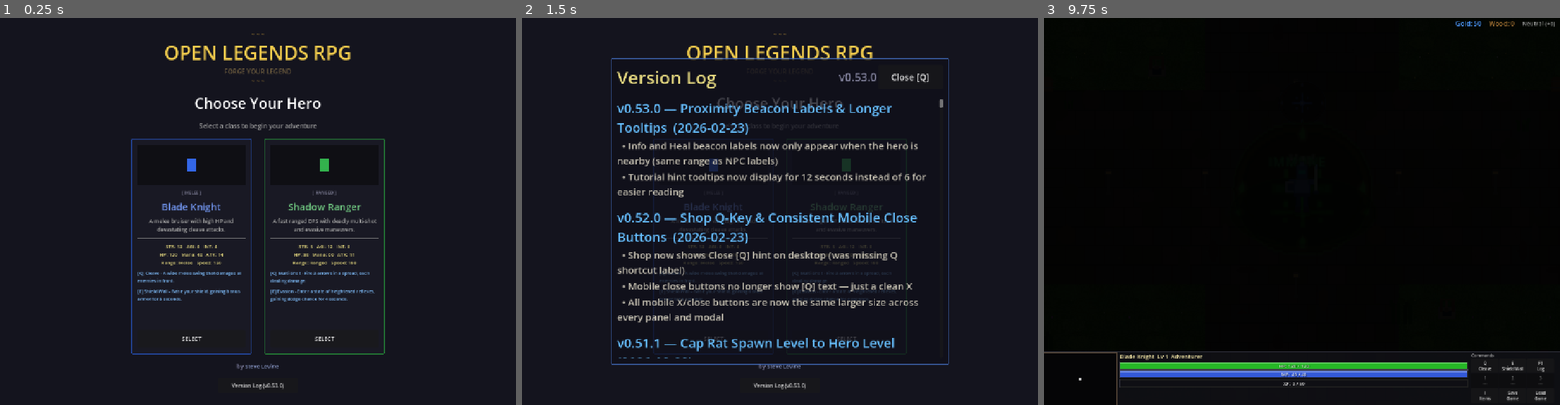
Above: before the commit, frames 1-3 (left to right).
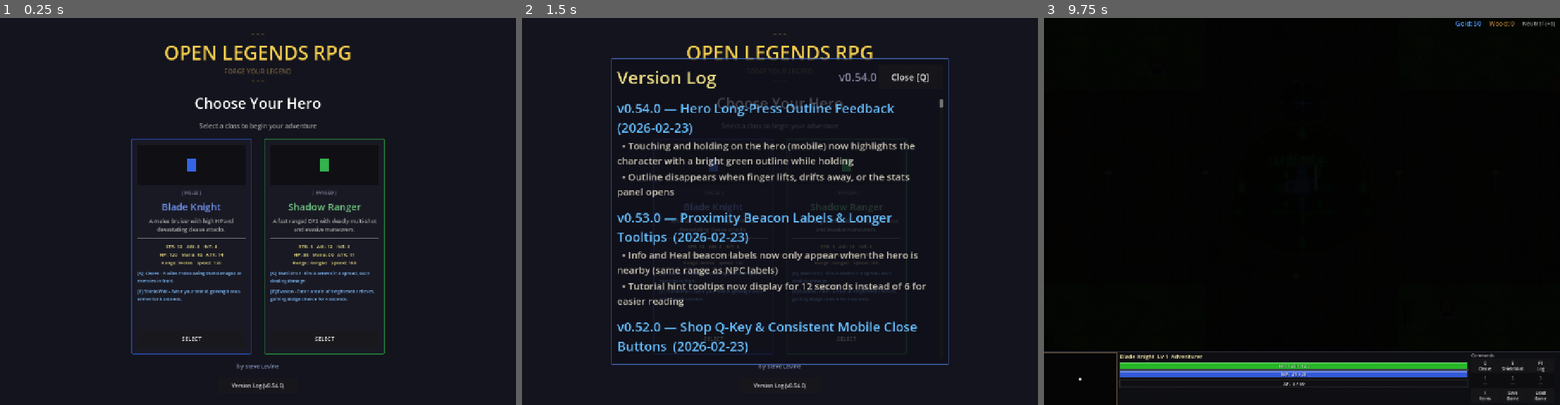
Above: after the commit, the same moments.

Repository: slxny/legends-open-rpg
Game: Godot game, scene res://scenes/main.tscn
Two runs of this game, one before a commit and one after it. Both use one fixed random seed, a clock stepped at 60 frames per second and the inputs below.
Inputs (mouse positions are in pixels of both pictures, inside the frame that each line leads up to):
- Up to frame 1 (0.25 s): no input
- Up to frame 2 (1.5 s): click "Version Log (v0.53.0)" (after the commit: "Version Log (v0.54.0)") at 0.5 s; click "SELECT" at 1.25 s
- Up to frame 3 (9.75 s): click "SELECT" at 2 s; tap Enter at 2.75, 4.25, 5.75 s; move the mouse to (1415, 192) at 2.77 s; hold D (move_right) 2.78-3.5 s; hold Q (ability_1) 2.78-3.5 s; click (1415, 192) at 2.92 s; tap Space (attack) at 3.5, 6.5 s; drag from (1198, 230) to (1276, 288) at 3.52 s; move the mouse to (1353, 126) at 4.27 s; hold D (move_right) 4.28-5 s; hold Space (attack) 4.28-5 s; drag from (1276, 288) to (1147, 153) at 5.02 s; move the mouse to (1456, 269) at 5.77 s; hold A (move_left) 5.78-6.5 s; tap 1 at 5.85 s; drag from (1147, 153) to (1224, 114) at 6.52 s; move the mouse to (1327, 211) at 7.27 s; hold S (move_down) 7.28-8 s; tap 3 at 7.35 s; click (1327, 211) at 7.42 s; drag from (1224, 114) to (1198, 230) at 8.02 s; move the mouse to (1415, 192) at 8.77 s; hold W (move_up) 8.78-9.5 s; hold Q (ability_1) 8.78-9.5 s; drag from (1198, 230) to (1276, 288) at 9.52 s

The runs differ from the first frame. In frame 1, less than 0.1% of the frame differs, in the area x 53-54%, y 94-96%; in frame 2, 8.1%, in the area x 18-79%, y 14-96%; in frame 3, less than 0.1%.

Commit message:
Add bright green outline on hero during mobile long-press
When touch-and-holding on the hero to view stats, the character now
gets a bright green outline via shader, giving immediate visual
feedback that the long-press is being tracked. The outline turns off
when the finger lifts, drifts too far, or the stats panel opens.

https://claude.ai/code/session_01L3b9EJLMRKJDXXWSLJCZYh

Diff:
--- /dev/null
+++ b/scenes/player/hero_outline.gdshader
@@ -0,0 +1,20 @@
+shader_type canvas_item;
+
+uniform vec4 outline_color : source_color = vec4(0.2, 1.0, 0.3, 1.0);
+uniform float outline_width : hint_range(0.0, 4.0) = 2.0;
+uniform bool enabled = false;
+
+void fragment() {
+	vec4 col = texture(TEXTURE, UV);
+	if (enabled && col.a < 0.5) {
+		vec2 ps = TEXTURE_PIXEL_SIZE * outline_width;
+		float a = texture(TEXTURE, UV + vec2(ps.x, 0.0)).a;
+		a = max(a, texture(TEXTURE, UV + vec2(-ps.x, 0.0)).a);
+		a = max(a, texture(TEXTURE, UV + vec2(0.0, ps.y)).a);
+		a = max(a, texture(TEXTURE, UV + vec2(0.0, -ps.y)).a);
+		if (a > 0.5) {
+			col = outline_color;
+		}
+	}
+	COLOR = col;
+}
--- a/scenes/player/player.gd
+++ b/scenes/player/player.gd
@@ -648,13 +648,16 @@
 						_longpress_touch_index = event.index
 						_longpress_start_pos = event.position
 						_longpress_timer = 0.0
+						_set_longpress_outline(true)
 			else:
 				if event.index == _longpress_touch_index:
 					_longpress_touch_index = -1
+					_set_longpress_outline(false)
 		elif event is InputEventScreenDrag:
 			if event.index == _longpress_touch_index:
 				if event.position.distance_to(_longpress_start_pos) > LONGPRESS_MAX_DRIFT:
 					_longpress_touch_index = -1
+					_set_longpress_outline(false)
 
 func _unhandled_input(event: InputEvent) -> void:
 	if _is_dead:
@@ -2562,9 +2565,15 @@
 	tween.tween_callback(_recycle_vfx.bind(indicator))
 
 func _toggle_hero_stats_panel() -> void:
+	_set_longpress_outline(false)
 	var panels = get_tree().get_nodes_in_group("hero_stats_panel")
 	if panels.size() > 0:
 		panels[0].toggle()
+
+func _set_longpress_outline(on: bool) -> void:
+	var mat = sprite.material as ShaderMaterial
+	if mat:
+		mat.set_shader_parameter("enabled", on)
 
 func _get_player_screen_pos() -> Vector2:
 	var canvas_transform = get_viewport().get_canvas_transform()
--- a/scenes/player/player.tscn
+++ b/scenes/player/player.tscn
@@ -1,9 +1,16 @@
-[gd_scene load_steps=8 format=3 uid="uid://bplayerscn"]
+[gd_scene load_steps=10 format=3 uid="uid://bplayerscn"]
 
 [ext_resource type="Script" path="res://scenes/player/player.gd" id="1_player"]
 [ext_resource type="Script" path="res://scripts/components/stats_component.gd" id="2_stats"]
 [ext_resource type="Script" path="res://scripts/components/inventory_component.gd" id="3_inv"]
 [ext_resource type="Script" path="res://scripts/components/ability_manager.gd" id="4_ability"]
+[ext_resource type="Shader" path="res://scenes/player/hero_outline.gdshader" id="5_outline"]
+
+[sub_resource type="ShaderMaterial" id="ShaderMaterial_outline"]
+shader = ExtResource("5_outline")
+shader_parameter/outline_color = Color(0.2, 1, 0.3, 1)
+shader_parameter/outline_width = 2.0
+shader_parameter/enabled = false
 
 [sub_resource type="CircleShape2D" id="CircleShape2D_player"]
 radius = 10.0
@@ -23,6 +30,7 @@
 [node name="Sprite" type="Sprite2D" parent="."]
 texture_filter = 0
 offset = Vector2(0, -20)
+material = SubResource("ShaderMaterial_outline")
 
 [node name="CollisionShape2D" type="CollisionShape2D" parent="."]
 shape = SubResource("CircleShape2D_player")
--- a/scenes/ui/changelog_dialog.gd
+++ b/scenes/ui/changelog_dialog.gd
@@ -9,9 +9,18 @@
 var _is_visible: bool = false
 var _is_mobile: bool = false
 
-const GAME_VERSION := "v0.53.0"
+const GAME_VERSION := "v0.54.0"
 
 const CHANGELOG: Array[Dictionary] = [
+	{
+		"version": "v0.54.0",
+		"title": "Hero Long-Press Outline Feedback",
+		"date": "2026-02-23",
+		"entries": [
+			"Touching and holding on the hero (mobile) now highlights the character with a bright green outline while holding",
+			"Outline disappears when finger lifts, drifts away, or the stats panel opens",
+		]
+	},
 	{
 		"version": "v0.53.0",
 		"title": "Proximity Beacon Labels & Longer Tooltips",
